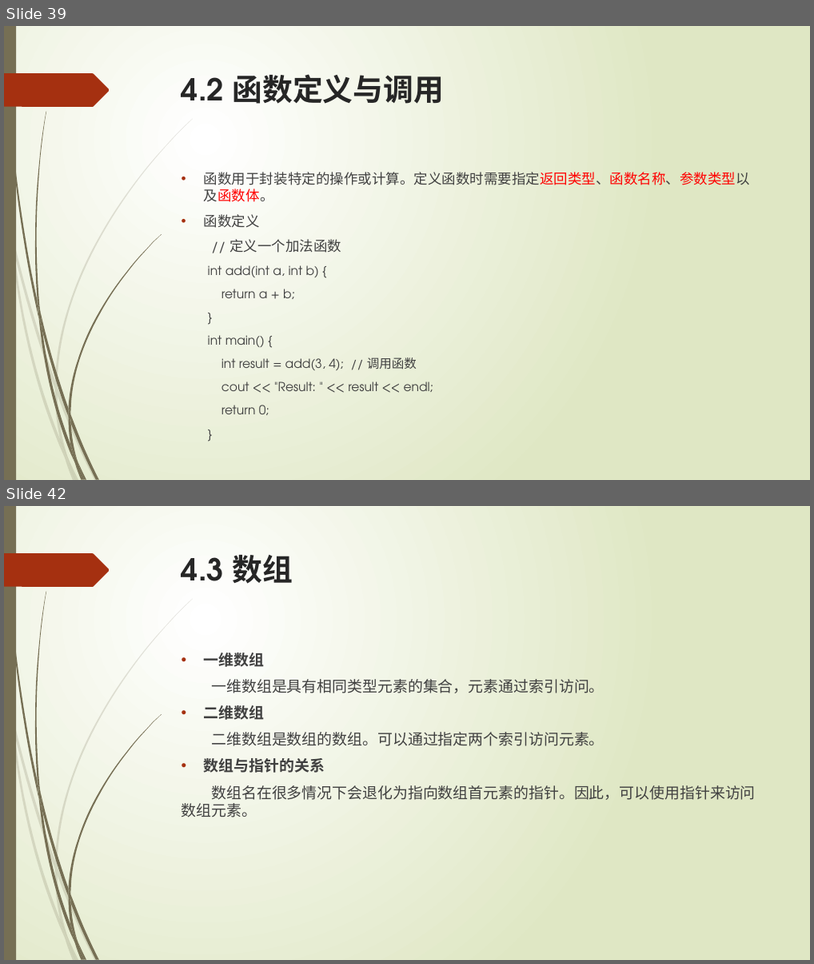
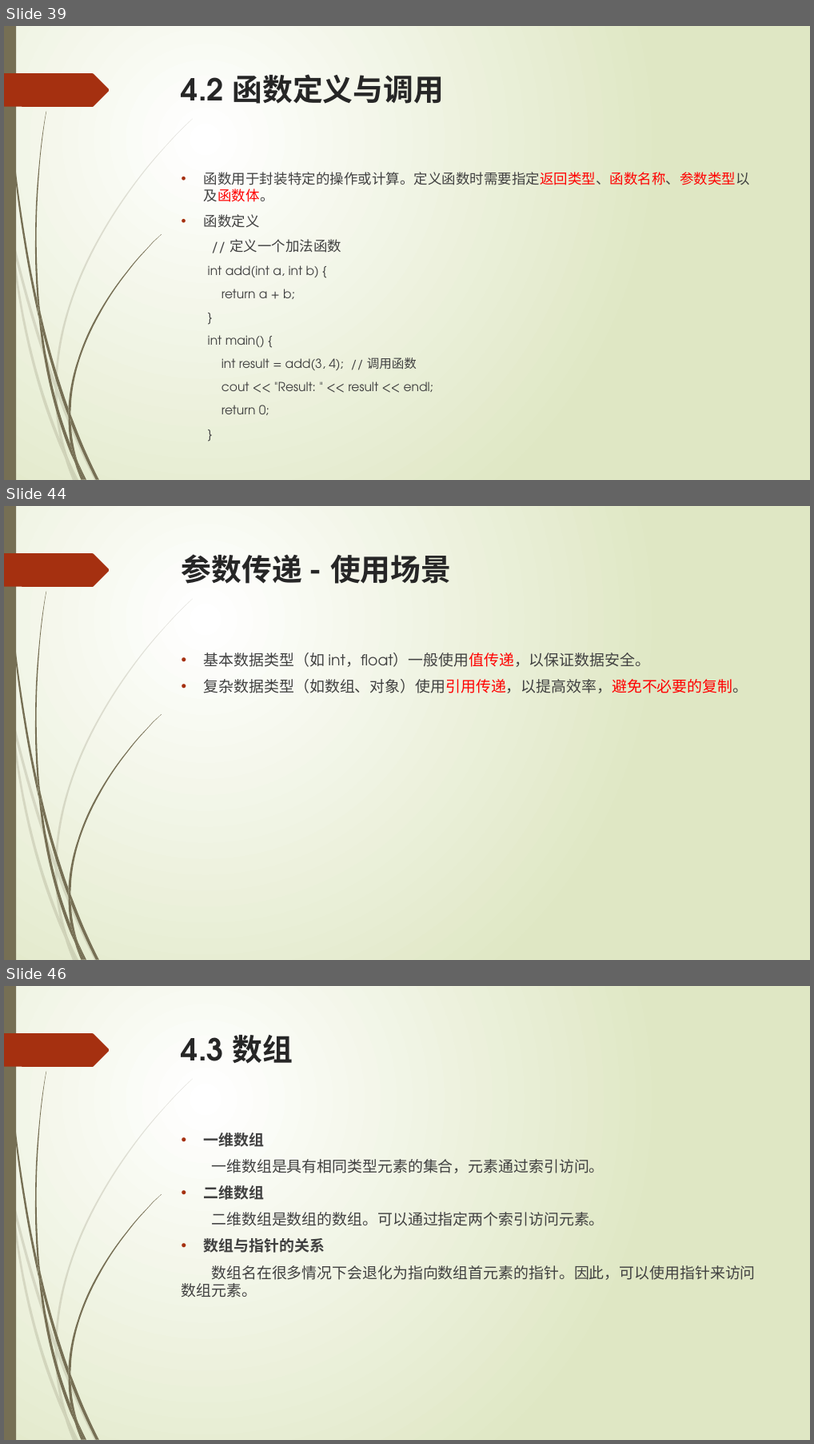
Before and after one commit to liuty2006/learn, a slide deck: learn_cpp/docs/C++语言培训.pptx. Shown one above the other, each under a label of ours: slides 39 and 42 before the commit, slides 39, 44 and 46 after it; the slides between them are not shown. The pictures are 814x964 and 814x1444 pixels, drawn with LibreOffice and Linux fonts; fonts in the diff are those of the drawing. Boxes give left, top, right and bottom in pixels: in the first picture for what was removed or moved away, otherwise in the second. Text is boxed around its words. In the diff, an @@ line names an element or a change of style, - is before the commit and + after.

```diff
--- a/learn_cpp/docs/C++语言培训.pptx
+++ b/learn_cpp/docs/C++语言培训.pptx
@@ slide 44 added at (x1=4, y1=506, x2=810, y2=960), background gradient #FFFFFF to #DFE8C4; not listed: 24 template elements that a slide beside it also shows @@
@@ title added at (x1=182, y1=554, x2=451, y2=584), 36 pt, text #262626, bold @@
+参数传递 - 使用场景
@@ text added at (x1=204, y1=652, x2=748, y2=696), 18 pt, text #404040 @@
+• 基本数据类型（如 int，float）一般使用值传递，以保证数据安全。
+• 复杂数据类型（如数组、对象）使用引用传递，以提高效率，避免不必要的复制。
@@ what was slide 42 is now slide 46 @@
```
Also in this commit, not shown: 5 slides changed, 3 other slides added, 6 other files.
